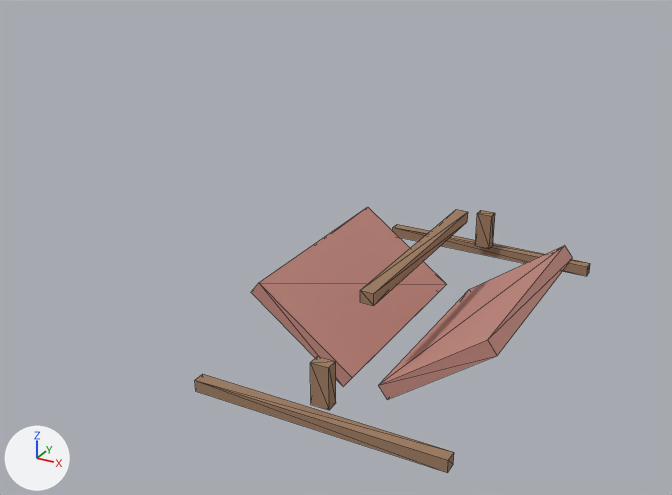
An edit to the glTF model art/models/building_shell_small_roof.glb, drawn before and after from the same camera.
Both versions are drawn from a 50 mm camera at (4.1, -7.91, 4.37) aimed at (-0.08, -0.31, 0.57). The lights are fixed; the arrows at lower left show +X, +Y and +Z. The older version comes first. Mesh edges are drawn as thin lines. Vertices at exactly the same position are counted once.

Before the edit, the objects in view are built like this:
```python
mat_shell_small_roof_tile = principled_material('shell_small_roof_tile')
mat_shell_small_roof_tile.base_color = (0.54, 0.25, 0.21)  # pink #c2897e
mat_shell_small_roof_tile.roughness = 0.84
mat_shell_small_roof_timber = principled_material('shell_small_roof_timber')
mat_shell_small_roof_timber.base_color = (0.34, 0.2, 0.12)  # brown #9e7c61
mat_shell_small_roof_timber.roughness = 0.9
me_cube = bpy.data.meshes.new('Cube')
me_cube.from_pydata(...)  # 56 vertices, 84 faces; spans x -0.64..1.71, y -2.14..2.14, z -0.53..1.47
# faces by material slot: [24, 60]
me_cube.materials.append(mat_shell_small_roof_tile)  # pink #c2897e
me_cube.materials.append(mat_shell_small_roof_timber)  # brown #9e7c61
ob_building_shell_small_roof = bpy.data.objects.new('building_shell_small_roof', me_cube)
ob_building_shell_small_roof.location = (0.0, 0.0, 0.0)
ob_building_shell_small_roof.rotation_euler = (0.0, 0.64, 0.0)  # degrees (0, 37, 0)
```
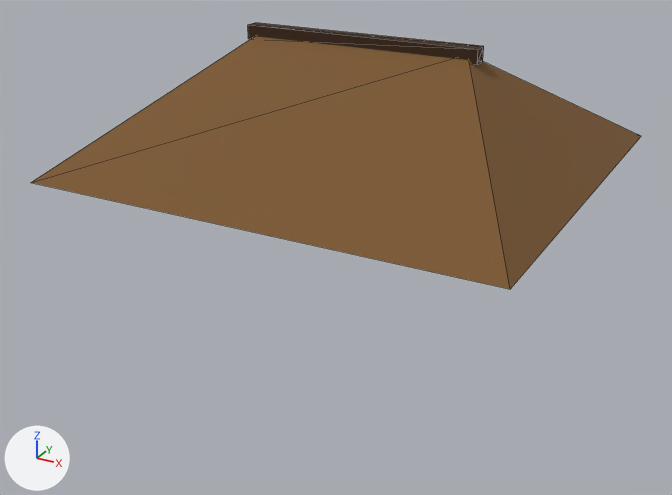
Where the change shows, as pixel boxes (x1, y1, x2, y2) in the pictures (672 x 495 px):
'building_shell_small_roof', recoloured, reshaped, turned: before (195, 207, 590, 473); after (31, 22, 641, 289)
part 1 of me_cube, added (brown): after (248, 22, 484, 65)
part 2 of me_cube, deleted: before (251, 207, 446, 387)
part 3 of me_cube, deleted (brown): before (195, 374, 454, 473)
part 4 of me_cube, deleted (pink): before (379, 245, 572, 400)
part 5 of me_cube, deleted (brown): before (475, 210, 495, 249)
part 6 of me_cube, deleted (brown): before (360, 210, 468, 305)
part 7 of me_cube, deleted (brown): before (310, 356, 336, 410)
part 8 of me_cube, deleted (brown): before (393, 224, 590, 276)
part 9 of me_cube, added (brown): after (31, 36, 641, 289)

Patch to the scene script:
```diff
--- a/art/models/building_shell_small_roof.glb.py
+++ b/art/models/building_shell_small_roof.glb.py
@@ mat_shell_small_roof_tile @@
 mat_shell_small_roof_tile = principled_material('shell_small_roof_tile')
-mat_shell_small_roof_tile.base_color = (0.54, 0.25, 0.21)  # pink #c2897e
+mat_shell_small_roof_tile.base_color = (0.198, 0.0963, 0.0278)  # brown #7b572e
 mat_shell_small_roof_tile.roughness = 0.84
@@ mat_shell_small_roof_timber @@
 mat_shell_small_roof_timber = principled_material('shell_small_roof_timber')
-mat_shell_small_roof_timber.base_color = (0.34, 0.2, 0.12)  # brown #9e7c61
+mat_shell_small_roof_timber.base_color = (0.0415, 0.0152, 0.00169)  # brown #392106
 mat_shell_small_roof_timber.roughness = 0.9
@@ me_cube @@
 # used by ob_building_shell_small_roof; location = (0.0, 0.0, 0.0); rotation_euler = (0.0, 0.64, 0.0), in degrees (0, 37, 0)
 # verts and faces of me_cube; kept vertices keep their numbers, new ones are numbered from 56
-me_cube.from_pydata(...)  # 56 vertices, 84 faces; spans x -0.64..1.71, y -2.14..2.14, z -0.53..1.47
+me_cube.from_pydata(...)  # 14 vertices, 18 faces; spans x -2.32..2.32, y -2.12..2.12, z 1.45..2.67
+# me_cube part 1: a new loose piece, a box spanning x -1.22..1.22, y -0.07..0.07, z 2.53..2.67, in mat_shell_small_roof_timber (brown #392106)
+# me_cube part 2: the loose piece of 8 vertices spanning x -0.64..0.64, y -1.16..1.16, z -0.08..0.08 is deleted
+# me_cube part 3: the loose piece of 8 vertices spanning x -0.35..1.71, y -2.14..-2.02, z -0.53..1.05 is deleted
+# me_cube part 4: the loose piece of 8 vertices spanning x 0.86..1.38, y -1.16..1.16, z 0.2..1.47 is deleted
+# me_cube part 5: the loose piece of 8 vertices spanning x 0.3..0.7, y 1.9..2.02, z 0.28..0.72 is deleted
+# me_cube part 6: the loose piece of 8 vertices spanning x 0.14..0.32, y -1.15..1.15, z 0.78..0.96 is deleted
+# me_cube part 7: the loose piece of 8 vertices spanning x 0.3..0.7, y -2.02..-1.9, z 0.28..0.72 is deleted
+# me_cube part 8: the loose piece of 8 vertices spanning x -0.35..1.71, y 2.02..2.14, z -0.53..1.05 is deleted
+# me_cube part 9
+verts[56] = (-2.32, -2.12, 1.45)  # pixel (30, 182)
+verts[57] = (2.32, -2.12, 1.45)  # pixel (510, 289)
+verts[58] = (2.32, 2.12, 1.45)  # pixel (641, 136)
+verts[59] = (-2.32, 2.12, 1.45)
+verts[60] = (-1.1, 0.0, 2.6)
+verts[61] = (1.1, 0.0, 2.6)
+faces += [(56, 57, 61), (56, 61, 60), (58, 59, 60), (58, 60, 61), (57, 58, 61), (56, 60, 59)]  # mat_shell_small_roof_tile (brown #7b572e)
 me_cube.materials.append(mat_shell_small_roof_tile)
@@ ob_building_shell_small_roof @@
 ob_building_shell_small_roof.location = (0.0, 0.0, 0.0)
-ob_building_shell_small_roof.rotation_euler = (0.0, 0.64, 0.0)  # degrees (0, 37, 0)
```
